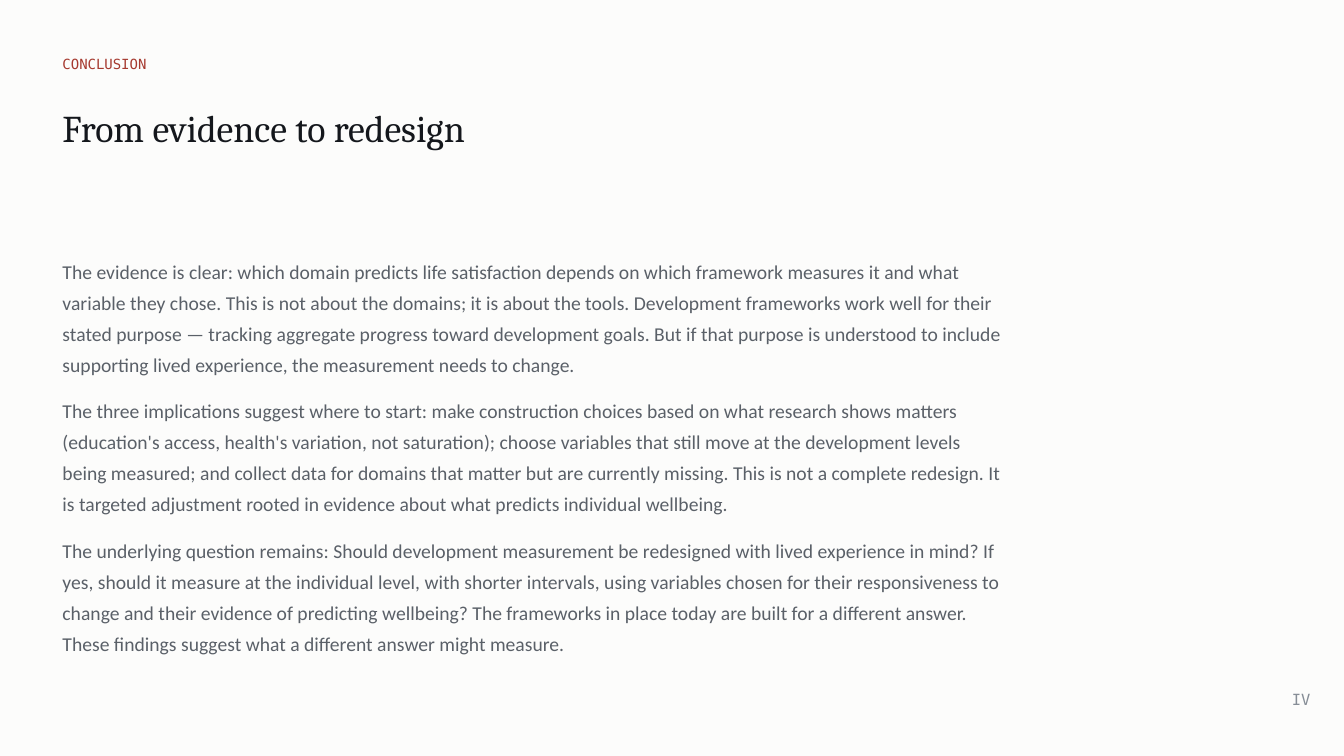
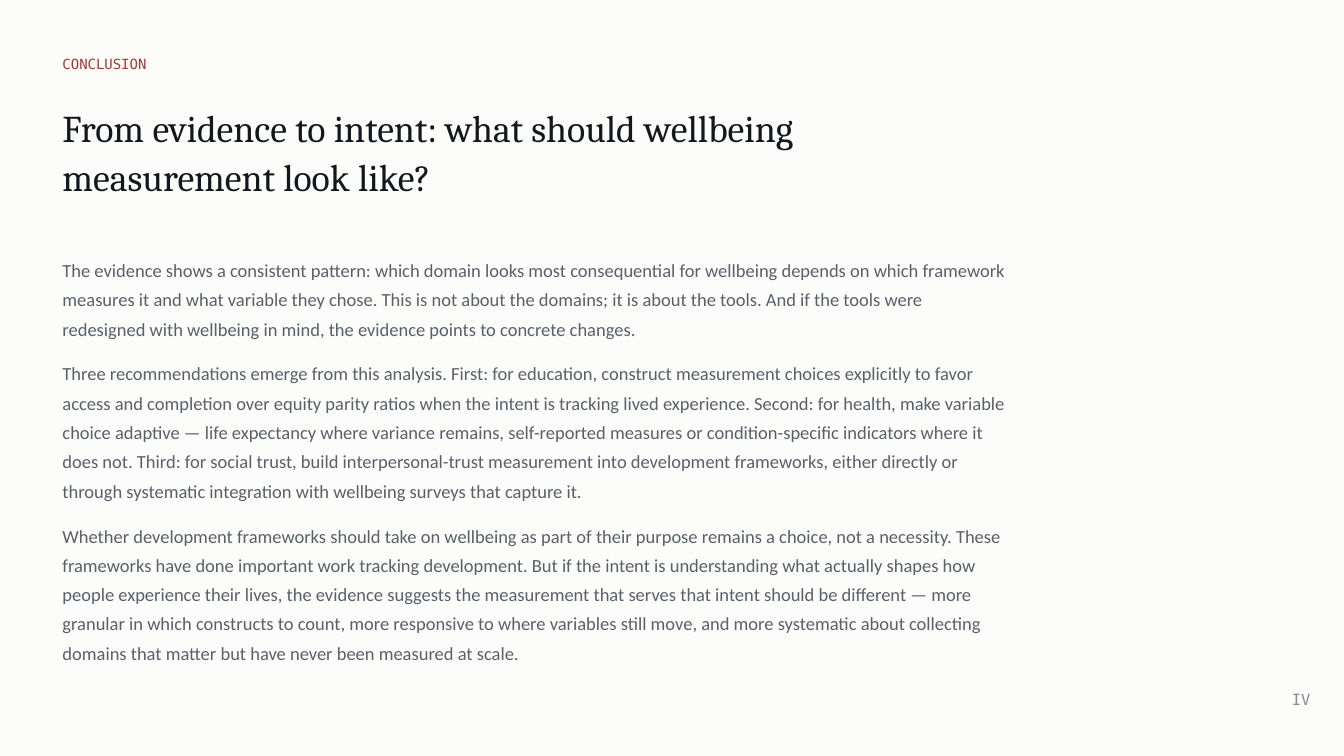
Before and after one commit to cwejnert/HDI-Happiness, a slide deck: slide 28 of deck/Measured_Where_It_Varies.pptx (slide 23 before the commit). Drawn at 1344x756 pixels with LibreOffice and Linux fonts; fonts in the diff are those of the drawing. Boxes give left, top, right and bottom in pixels: in the first picture for what was removed or moved away, otherwise in the second. Text is boxed around its words. In the diff, an @@ line names an element or a change of style, - is before the commit and + after.

```diff
--- a/deck/Measured_Where_It_Varies.pptx
+++ b/deck/Measured_Where_It_Varies.pptx
@@ text at [62, 115, 793, 192]: text changed @@
-From evidence to redesign
+From evidence to intent: what should wellbeing measurement look like?
@@ text at [62, 264, 1005, 660]: text changed; size 14 to 13.2 pt @@
-The evidence is clear: which domain predicts life satisfaction depends on which framework measures it and what variable they chose. This is not about the domains; it is about the tools. Development frameworks work well for their stated purpose — tracking aggregate progress toward development goals. But if that purpose is understood to include supporting lived experience, the measurement needs to change.
-The three implications suggest where to start: make construction choices based on what research shows matters (education's access, health's variation, not saturation); choose variables that still move at the development levels being measured; and collect data for domains that matter but are currently missing. This is not a complete redesign. It is targeted adjustment rooted in evidence about what predicts individual wellbeing.
-The underlying question remains: Should development measurement be redesigned with lived experience in mind? If yes, should it measure at the individual level, with shorter intervals, using variables chosen for their responsiveness to change and their evidence of predicting wellbeing? The frameworks in place today are built for a different answer. These findings suggest what a different answer might measure.
+The evidence shows a consistent pattern: which domain looks most consequential for wellbeing depends on which framework measures it and what variable they chose. This is not about the domains; it is about the tools. And if the tools were redesigned with wellbeing in mind, the evidence points to concrete changes.
+Three recommendations emerge from this analysis. First: for education, construct measurement choices explicitly to favor access and completion over equity parity ratios when the intent is tracking lived experience. Second: for health, make variable choice adaptive — life expectancy where variance remains, self-reported measures or condition-specific indicators where it does not. Third: for social trust, build interpersonal-trust measurement into development frameworks, either directly or through systematic integration with wellbeing surveys that capture it.
+Whether development frameworks should take on wellbeing as part of their purpose remains a choice, not a necessity. These frameworks have done important work tracking development. But if the intent is understanding what actually shapes how people experience their lives, the evidence suggests the measurement that serves that intent should be different — more granular in which constructs to count, more responsive to where variables still move, and more systematic about collecting domains that matter but have never been measured at scale.
```
Also in this commit, not shown: 7 other slides changed, 5 slides added, 1 other file.
